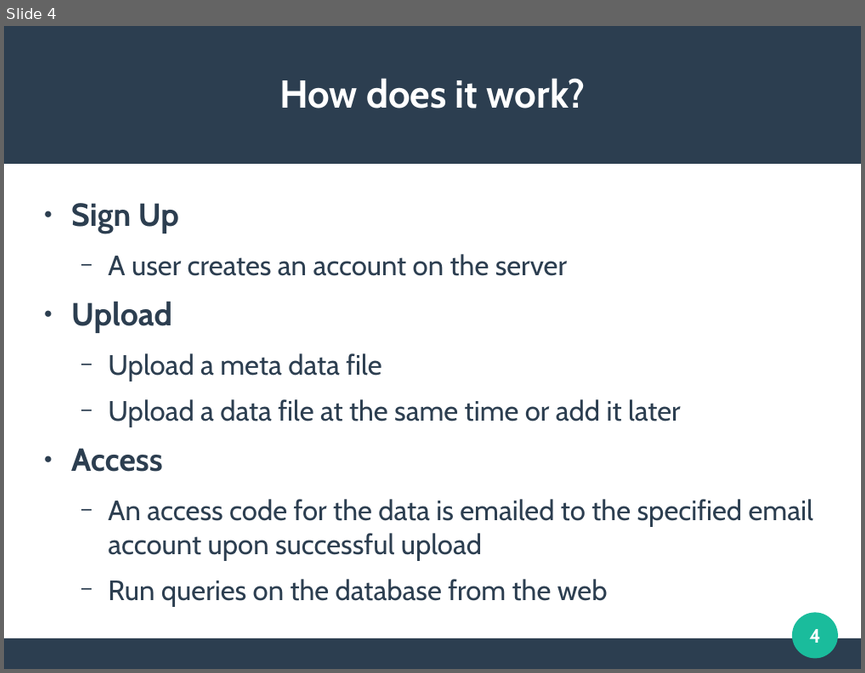
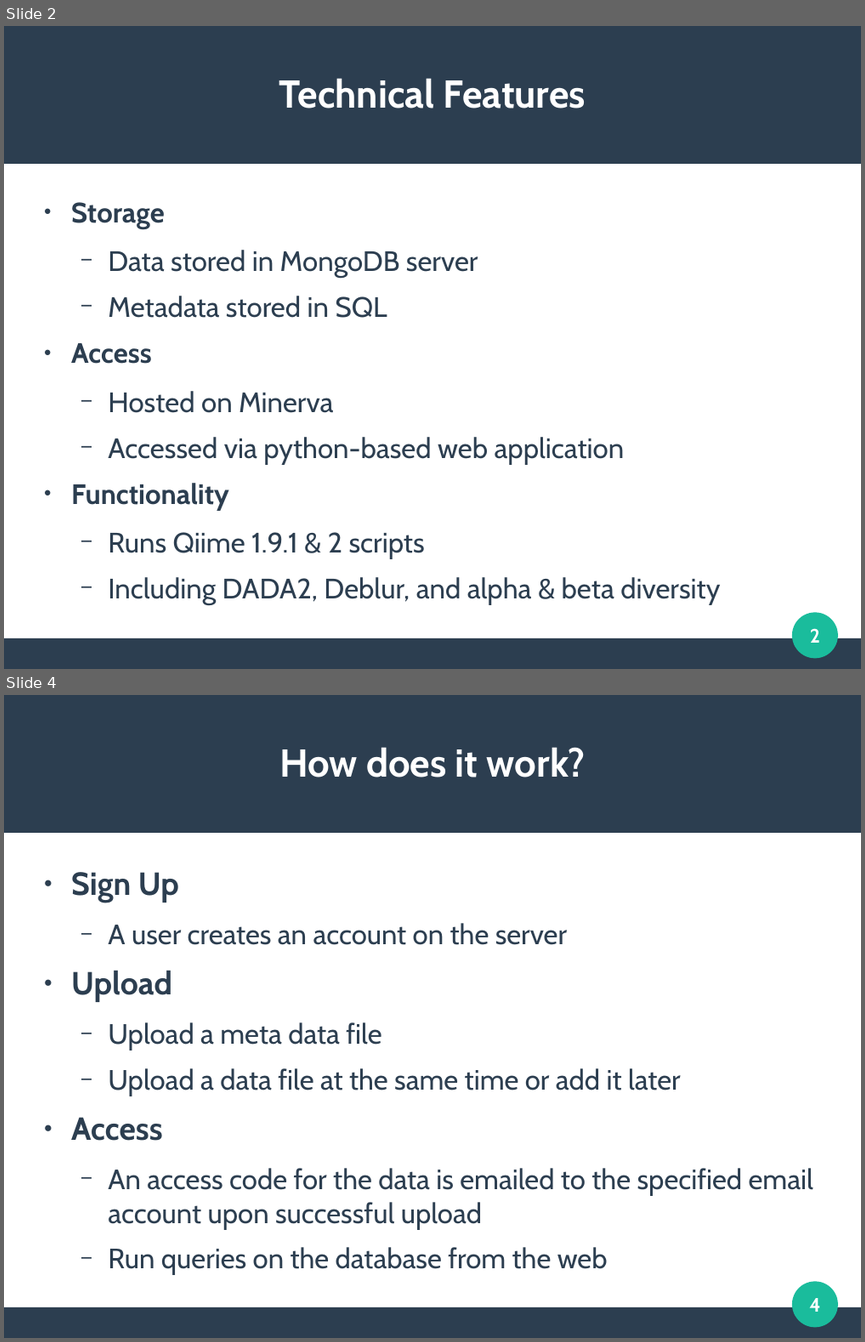
Before and after one commit to clemente-lab/mmeds-meta, a slide deck: sql/mmeds.odp. Shown one above the other, each under a label of ours: slide 4 before the commit, slides 2 and 4 after it; the slides between them are not shown. The pictures are 865x673 and 865x1342 pixels, drawn with LibreOffice and Linux fonts; fonts in the diff are those of the drawing. Boxes give left, top, right and bottom in pixels: in the first picture for what was removed or moved away, otherwise in the second. Text is boxed around its words. In the diff, an @@ line names an element or a change of style, - is before the commit and + after.

```diff
--- a/sql/mmeds.odp
+++ b/sql/mmeds.odp
@@ slide 2 added at (4,26,861,669), background #FFFFFF; not listed: 3 template elements that a slide beside it also shows @@
@@ title added at (279,78,585,108), 36 pt, text #FFFFFF, bold @@
+Technical Features
@@ text added at (71,202,720,605), 26 pt, text #2C3E50 @@
+● Storage
+  − Data stored in MongoDB server
+  − Metadata stored in SQL
+● Access
+  − Hosted on Minerva
+  − Accessed via python-based web application
+● Functionality
+  − Runs Qiime 1.9.1 & 2 scripts
+  − Including DADA2, Deblur, and alpha & beta diversity
@@ page number added at (810,628,820,642), 18 pt, text #FFFFFF, bold @@
+2
```
Also in this commit, not shown: 4 slides changed, 3 other slides added, 3 slides removed, 5 other files.
